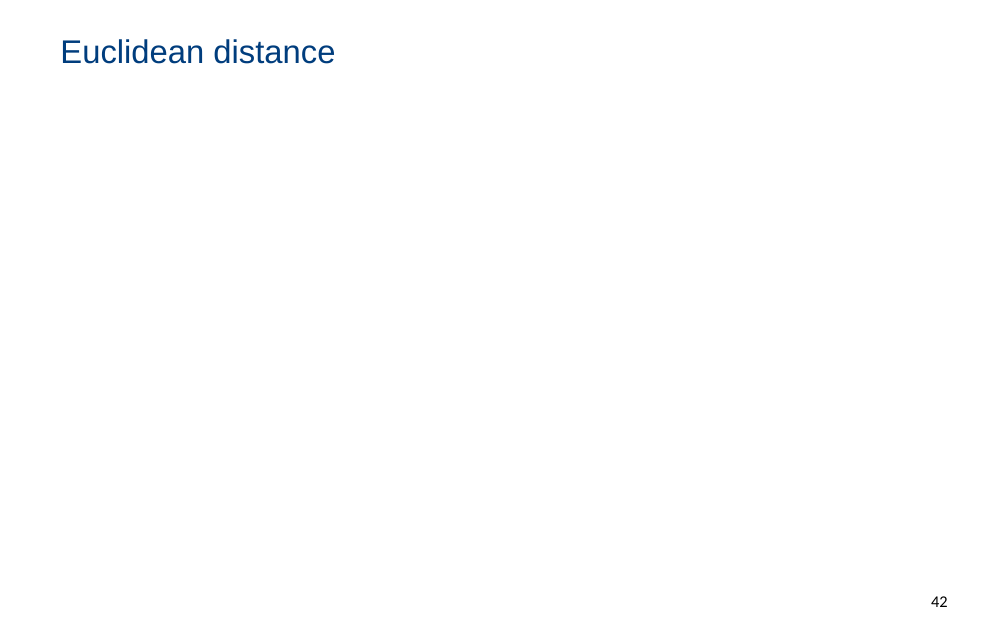
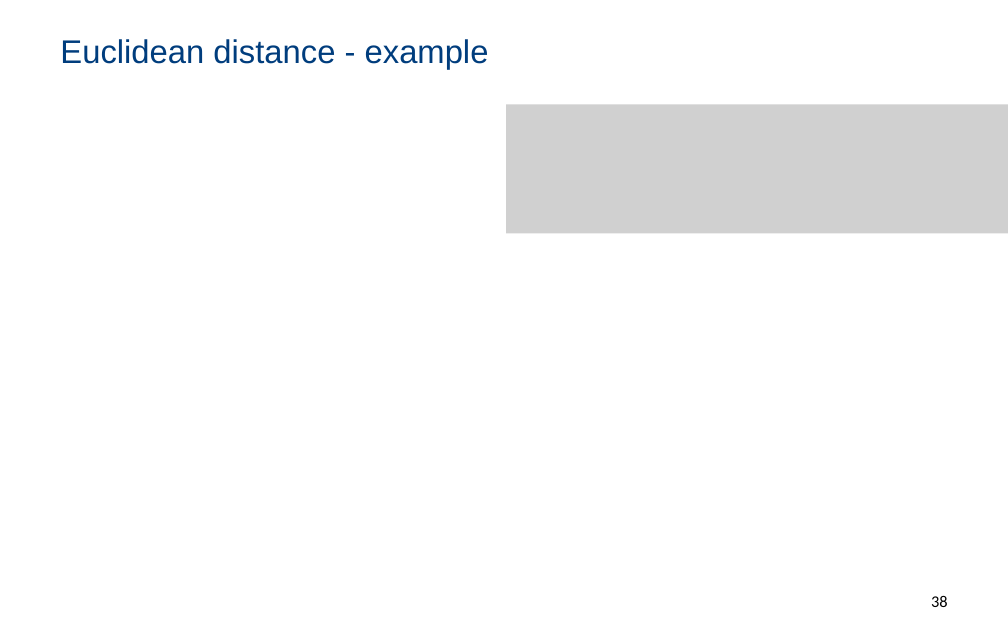
Before and after one commit to PBarnaghi/ML4NS, a slide deck: slide 38 of 02- Regression models and linear prediction/ML4NuerScience_Linear_models.pptx (slide 42 before the commit). Drawn at 1008x630 pixels with LibreOffice and Linux fonts; fonts in the diff are those of the drawing; grey boxes stand for pictures; background and template pictures are left out. Boxes give left, top, right and bottom in pixels: in the first picture for what was removed or moved away, otherwise in the second. Text is boxed around its words. In the diff, an @@ line names an element or a change of style, - is before the commit and + after.

```diff
--- a/02- Regression models and linear prediction/ML4NuerScience_Linear_models.pptx
+++ b/02- Regression models and linear prediction/ML4NuerScience_Linear_models.pptx
@@ title at [60, 39, 489, 69]: text changed @@
-Euclidean distance
+Euclidean distance - example
@@ picture added at [506, 105, 1008, 234] @@
@@ page number at [931, 596, 948, 607]: text changed @@
-42
+38
```
Also in this commit, not shown: 13 other slides changed, 2 slides added, 1 slide removed, 1 other file.
